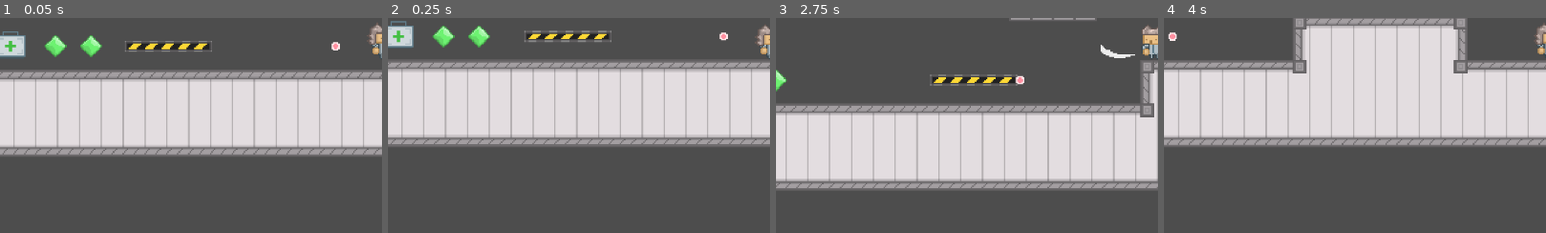
Above: before the commit, frames 1-4 (left to right).
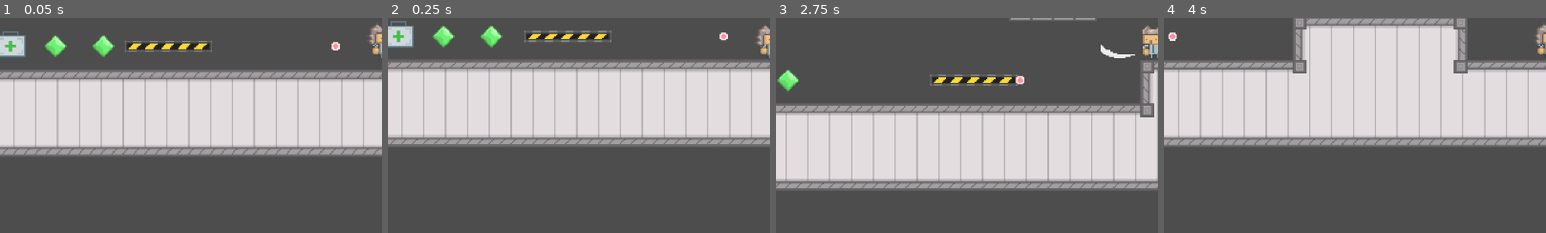
Above: after the commit, the same moments.

Repository: Brian-Magnuson/lab_escape_gd
Game: Godot game, scene res://scenes/level_0.tscn
The game is run twice, just before and just after one commit, with the same random seed, the same clock (stepped at 60 frames per second) and the same inputs.
Inputs (mouse positions are % of the whole screen's width and height, from its top left):
- Up to frame 1 (0.05 s): no input
- Up to frame 2 (0.25 s): no input
- Up to frame 3 (2.75 s): move the mouse to (72, 45) at 0.52 s; press the mouse at (72, 45) at 0.53 s; hold D (move_right) 0.53-2.03 s; tap Space (jump) at 0.77, 1.52 s; move the mouse to (30, 55) at 1.27 s; release the mouse at (30, 55) at 1.28 s; click (30, 55) at 1.35 s; move the mouse to (60, 28) at 2.02 s; press the mouse at (60, 28) at 2.03 s; hold A (move_left) from 2.03 s (still down)
- Up to frame 4 (4 s): move the mouse to (45, 70) at 2.77 s; release A (move_left) at 2.78 s; release the mouse at (45, 70) at 2.78 s; hold D (move_right) from 2.78 s (still down); click (45, 70) at 2.85 s; tap Space (jump) at 3.02, 3.77 s; move the mouse to (80, 65) at 3.52 s; press the mouse at (80, 65) at 3.53 s
The pictures show only the part of the screen within x 0-50%, y 44-94%; the shares and areas given below are measured in that part.

The runs differ from the first frame. In frame 1, 0.6% of the frame differs, in the area x 21-30%, y 8-19%; in frame 2, 0.6%, in the area x 21-30%, y 3-14%; in frame 3, 0.4%; in frame 4, nothing differs.

Commit message:
Migrate to Godot 4.4

Diff:
--- a/project.godot
+++ b/project.godot
@@ -12,7 +12,7 @@
 
 config/name="lab_escape_gd"
 run/main_scene="res://scenes/level_0.tscn"
-config/features=PackedStringArray("4.3", "Forward Plus")
+config/features=PackedStringArray("4.4", "Forward Plus")
 config/icon="res://icon.svg"
 
 [display]
--- a/scenes/level_0.tscn
+++ b/scenes/level_0.tscn
@@ -372,7 +372,7 @@
 vertical_alignment = 1
 
 [node name="GreenGem" parent="." instance=ExtResource("10_sgai5")]
-position = Vector2(21, 495)
+position = Vector2(30, 495)
 
 [node name="GreenGem2" parent="." instance=ExtResource("10_sgai5")]
 position = Vector2(-5, 495)
Not shown, changed: assets/fonts/PixelifySans-VariableFont_wght.ttf.import
Not shown: 1 places in scenes/bullet.tscn that only renumber resources
Not shown: 1 places in scenes/guard.tscn that only renumber resources
Not shown: 1 places in scenes/jelly.tscn that only renumber resources
Not shown: 1 places in scenes/level_0.tscn that only renumber resources
Not shown: 1 places in scenes/lift.tscn that only renumber resources
Not shown: 1 places in scenes/player.tscn that only renumber resources
Not shown: 1 places in scenes/researcher.tscn that only renumber resources
Not shown, added: scripts/bullet.gd.uid
Not shown, added: scripts/guard.gd.uid
Not shown, added: scripts/jelly.gd.uid
Not shown, added: scripts/level_0.gd.uid
(and 3 more such lines)
